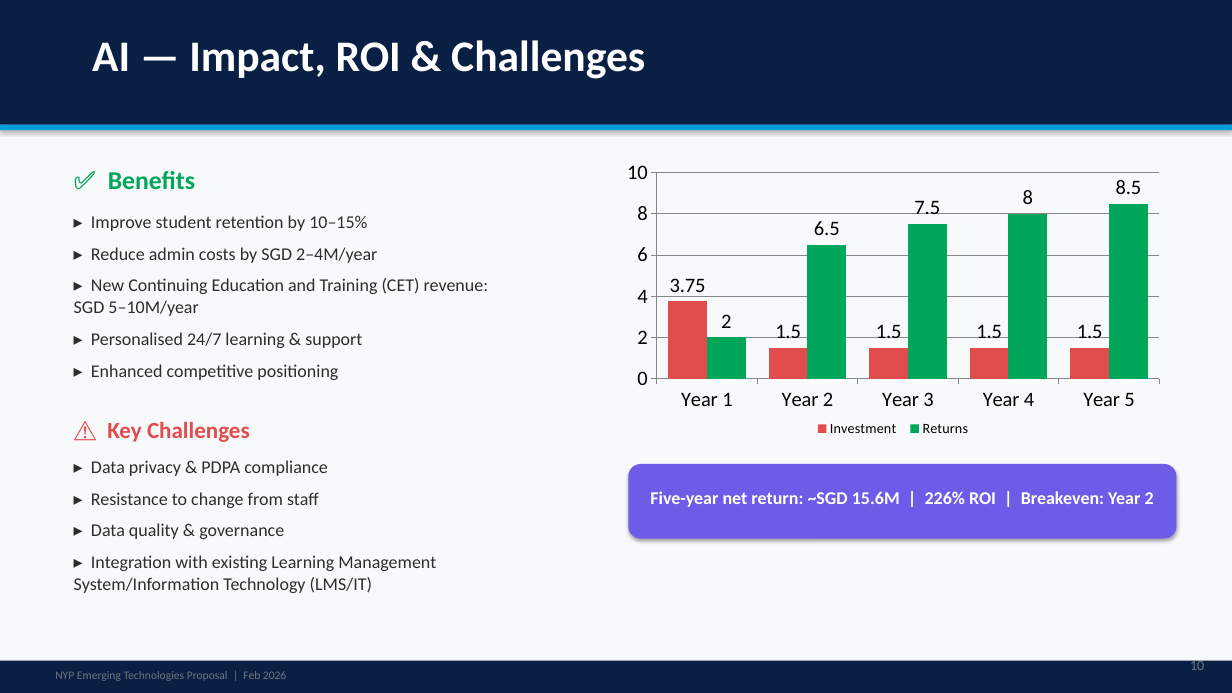
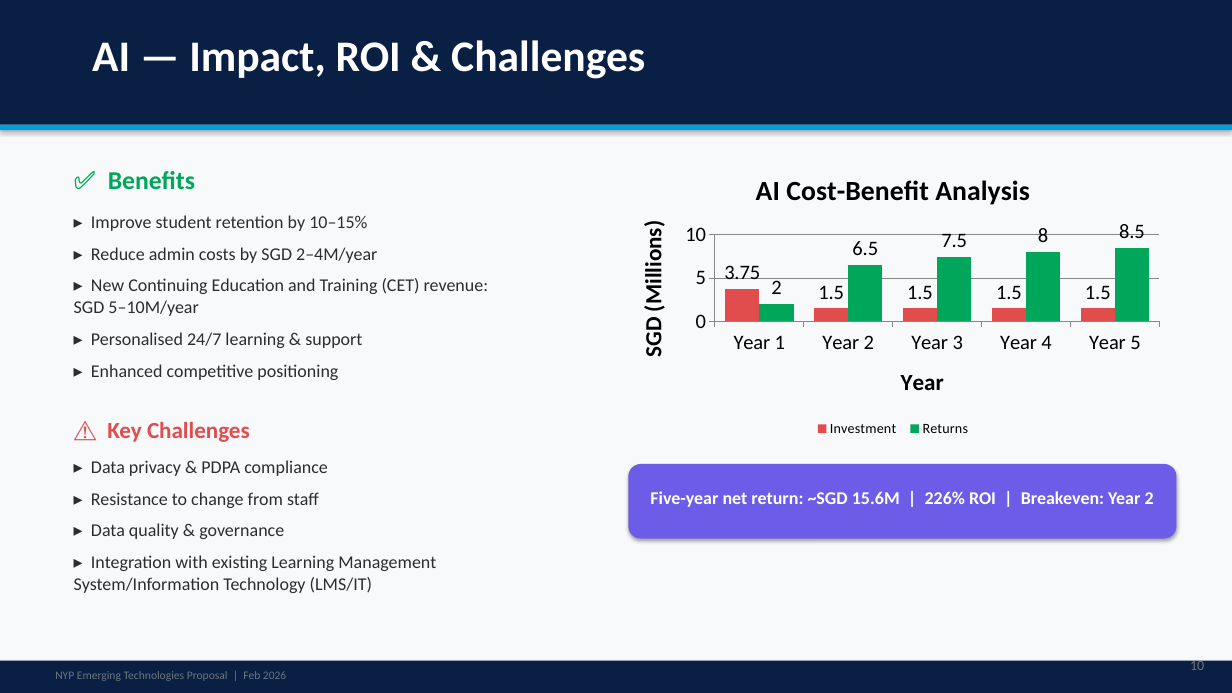
Before and after one commit to alanpaul1382-sketch/cc, a slide deck: slide 10 of Slides.pptx. Drawn at 1232x693 pixels with LibreOffice and Linux fonts; fonts in the diff are those of the drawing. Boxes give left, top, right and bottom in pixels: in the first picture for what was removed or moved away, otherwise in the second. Text is boxed around its words. In the diff, an @@ line names an element or a change of style, - is before the commit and + after.

```diff
--- a/Slides.pptx
+++ b/Slides.pptx
@@ column chart at (616,154,1171,450) @@
@@ title "AI Cost-Benefit Analysis" added @@
@@ category axis title "" to "Year" @@
@@ value axis title "" to "SGD (Millions)" @@
```
Also in this commit, not shown: 4 other slides changed.
